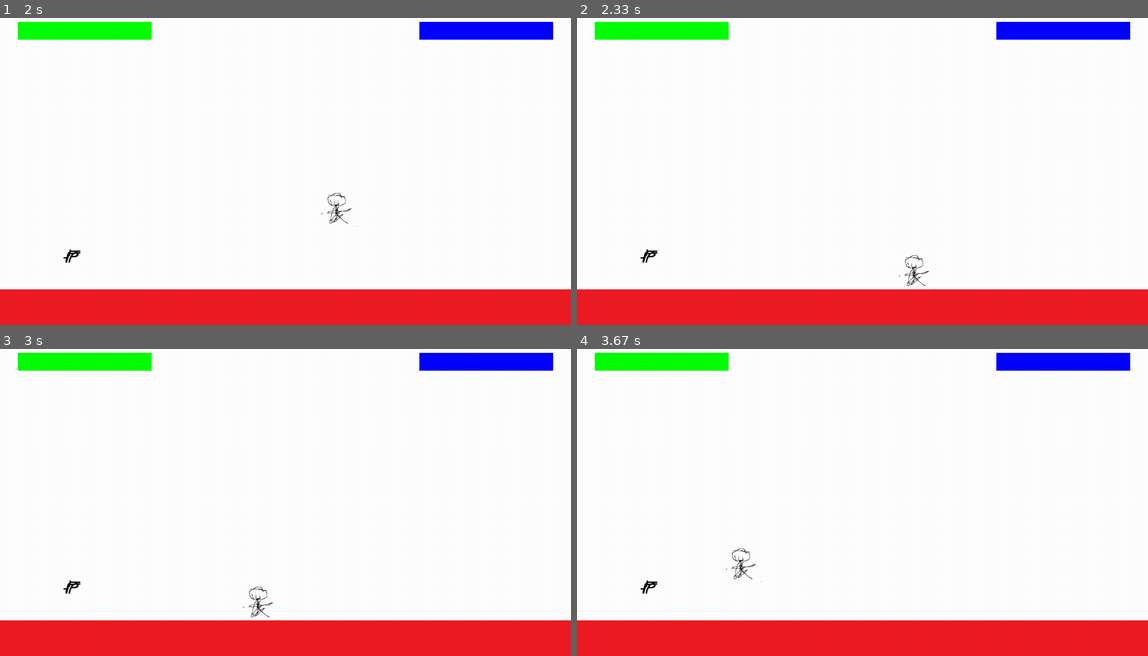
Above: before the commit, frames 1-4 (two rows, left to right).
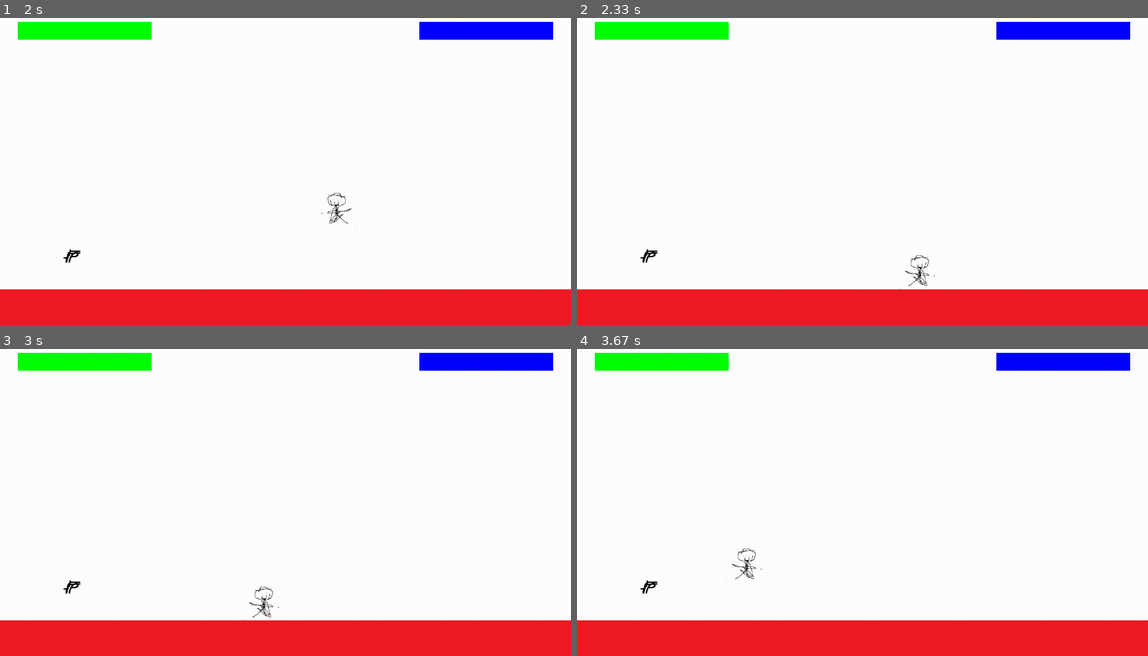
Above: after the commit, the same moments.

Repository: Me07111/Pygame-Platformer
Game: pygame game, started from Code/main.py
The game is run twice, just before and just after one commit, with the same random seed, the same clock (stepped at 60 frames per second) and the same inputs.
Inputs:
- Up to frame 1 (2 s): hold S 0.33-0.8 s; hold Right 0.33-0.8 s; hold Right 0.83-1.3 s; hold D 0.83-1.3 s; hold Up 1.33-1.63 s; hold W 1.33-1.63 s; hold Right from 1.67 s (still down); hold D from 1.67 s (still down)
- Up to frame 2 (2.33 s): release Right at 2.13 s; release D at 2.13 s; hold Left from 2.17 s (still down); hold A from 2.17 s (still down)
- Up to frame 3 (3 s): release Left at 2.7 s; release A at 2.7 s; hold Down from 2.73 s (still down); hold S from 2.73 s (still down)
- Up to frame 4 (3.67 s): release Down at 3.03 s; release S at 3.03 s; hold Left 3.07-3.47 s; hold A 3.07-3.47 s; hold Up from 3.5 s (still down); hold W from 3.5 s (still down)

Frame 1 is identical in both runs. In frame 2, 0.2% of the frame differs, in the area x 56-63%, y 77-89%; in frame 3, 0.2%; in frame 4, 0.2%, in the area x 26-33%, y 64-77%.

Commit message:
made the character and gun rotate

Diff:
--- a/Code/bullet.py
+++ b/Code/bullet.py
@@ -2,8 +2,7 @@
 class Bullet(pygame.sprite.Sprite):
     def __init__(self,speed,imagePath,pos,dir):
         super().__init__()
-        self.speed = speed
         self.image = pygame.image.load(imagePath)
         self.rect = self.image.get_rect()
         self.rect.center = pos
-        self.dir = dir
+        self.velocity = dir * speed
--- a/Code/config.py
+++ b/Code/config.py
@@ -18,6 +18,7 @@
 pygame.K_a,
 pygame.K_d,
 pygame.K_w,
+pygame.K_s,
 pygame.K_SPACE
 ]
 
@@ -25,7 +26,8 @@
 pygame.K_LEFT,
 pygame.K_RIGHT,
 pygame.K_UP,
-pygame.K_KP_ENTER
+pygame.K_DOWN,
+pygame.K_BACKSPACE
 ]
 
 mappings = [
@@ -52,5 +54,5 @@
 #(name,imagePath,isPickedUp,inPos,bulletSpeed,bulletSize,bulletImagePath)
 weapons = [
 ["pistol","Graphics/pistol.png",200,"Graphics/pistolBullet.png",300],
-["Assault Rifle","Graphics/ar.png",300,"Graphics/arBullet.png",600]
+["Assault Rifle","Graphics/ar.png",300,"Graphics/arBullet.png", 600]
 ]
--- a/Code/level.py
+++ b/Code/level.py
@@ -33,16 +33,42 @@
             self.updatePickup(player,i)
             player.setSpritesPos()
             self.shootUpdate(player,keys,i,gametime)
+            self.lookDirUpdate(i,player,keys)
+            player.lookInDir()
             player.draw(self.screen)
+        for bullet in self.bullets:
+            self.bulletUpdate(bullet,delta)
         self.platforms.draw(self.screen)
         self.onGroundWeapons.draw(self.screen)
         self.bullets.draw(self.screen)
         self.displayHealthBars()
 
+    def bulletUpdate(self,bullet,delta):
+        bullet.rect.center = bullet.rect.center + bullet.velocity * delta
+
+    def lookDirUpdate(self,i,player,keys):
+        if(keys[mappings[i][0]]):
+            player.lookDir = pygame.Vector2(-1,0)
+        elif(keys[mappings[i][1]]):
+            player.lookDir = pygame.Vector2(1,0)
+        elif(keys[mappings[i][2]]):
+            player.lookDir = pygame.Vector2(0,-1)
+        elif(keys[mappings[i][3]]):
+            player.lookDir = pygame.Vector2(0,1)
+        if(keys[mappings[i][0]] and keys[mappings[i][2]]):
+            player.lookDir = pygame.Vector2(-1,-1)
+        elif(keys[mappings[i][0]] and keys[mappings[i][3]]):
+            player.lookDir = pygame.Vector2(-1,1)
+        elif(keys[mappings[i][1]] and keys[mappings[i][2]]):
+            player.lookDir = pygame.Vector2(1,1)
+        elif(keys[mappings[i][1]] and keys[mappings[i][3]]):
+            player.lookDir = pygame.Vector2(1,-1)
+
+
     def shootUpdate(self,player,keys,i,gameTime):
-        if(keys[mappings[i][3]]):
-            if(pygame.Vector2.length(player.direction) > 0):
-                player.sprites()[1].shoot(pygame.Vector2.normalize(player.direction),self,gameTime)
+        if(keys[mappings[i][4]]):
+            if(pygame.Vector2.length(player.lookDir) > 0):
+                player.sprites()[1].shoot(pygame.Vector2.normalize(player.lookDir),self,gameTime)
             else:
                 player.sprites()[1].shoot(pygame.Vector2(1,0),self,gameTime)
 
--- a/Code/player.py
+++ b/Code/player.py
@@ -11,7 +11,8 @@
         self.speed = 400
         self.surface = surface
         self.sprite = pygame.sprite.Sprite()
-        self.sprite.image = pygame.image.load("Graphics\Character.png")
+        self.origImage = pygame.image.load("Graphics\Character.png")
+        self.sprite.image = self.origImage
         self.sprite.rect = self.sprite.image.get_rect()
         self.sprite.rect.center = InPos
         self.add(self.sprite)
@@ -25,6 +26,7 @@
         self.launched = False
         self.isOnGround = True
         self.weapon = None
+        self.lookDir = pygame.Vector2(0,0)
 
     def takeDamage(self,damage):
         self.health -= damage
@@ -49,3 +51,26 @@
     def setSpritesPos(self):
         for sprite in self.sprites():
             sprite.rect.center = self.sprite.rect.center
+
+    def lookInDir(self):
+        if(self.lookDir.x == -1):
+            self.sprites()[0].image = pygame.transform.flip(self.origImage,True,False)
+        elif(self.lookDir.x == 1):
+            self.sprites()[0].image = self.origImage
+        if(len(self.sprites()) >= 2):
+            if(self.lookDir.x == 1 and self.lookDir.y == 1):
+                self.sprites()[1].image = pygame.transform.rotate(self.sprites()[1].origImage,45)
+            elif(self.lookDir.x == -1 and self.lookDir.y == 1):
+                self.sprites()[1].image = pygame.transform.rotate(pygame.transform.flip(self.sprites()[1].origImage,True,False),45)
+            elif(self.lookDir.x == -1 and self.lookDir.y == -1):
+                self.sprites()[1].image = pygame.transform.rotate(pygame.transform.flip(self.sprites()[1].origImage,True,False),-45)
+            elif(self.lookDir.x == 1 and self.lookDir.y == -1):
+                self.sprites()[1].image = pygame.transform.rotate(self.sprites()[1].origImage,-45)
+            elif(self.lookDir.x == -1):
+                self.sprites()[1].image = pygame.transform.flip(self.sprites()[1].origImage,True,False)
+            elif(self.lookDir.x == 1):
+                self.sprites()[1].image = self.sprites()[1].origImage
+            elif(self.lookDir.y == -1):
+                self.sprites()[1].image = pygame.transform.rotate(self.sprites()[1].origImage,90)
+            elif(self.lookDir.y == 1):
+                self.sprites()[1].image = pygame.transform.rotate(self.sprites()[1].origImage,-90)
--- a/Code/weapon.py
+++ b/Code/weapon.py
@@ -4,7 +4,8 @@
     def __init__(self,name,imagePath,isPickedUp,inPos,bulletSpeed,bulletImagePath,fireRate):
         super().__init__()
         self.name = name
-        self.image = pygame.image.load(imagePath)
+        self.origImage = pygame.image.load(imagePath)
+        self.image = self.origImage
         self.isPickedUp = isPickedUp
         self.rect = self.image.get_rect()
         self.rect.center = inPos
